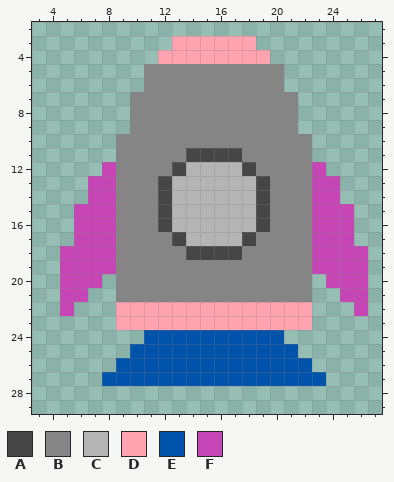
Edited in one commit: pixel-art sprite (assets/rocket-sprite.png). That is the earlier state.
The file is 32x32 pixels. Pixels under 10% opacity are left out. Colours within 5 levels of each other are drawn and written as one. Shown: x 3..27, y 2..29.
Palette (. is transparent): A #464646  B #858585  C #b4b4b4  D #ffa3b1  E #0053ab  F #c746b6
Pixels before, first column x 5:
 3 ........DDDDDD........
 4 .......DDDDDDDD.......
 5 ......BBBBBBBBBB......
 6 ......BBBBBBBBBB......
 7 .....BBBBBBBBBBBB.....
 8 .....BBBBBBBBBBBB.....
 9 .....BBBBBBBBBBBB.....
10 ....BBBBBBBBBBBBBB....
11 ....BBBBBAAAABBBBB....
12 ...FBBBBACCCCABBBBF...
13 ..FFBBBACCCCCCABBBFF..
14 ..FFBBBACCCCCCABBBFF..
15 .FFFBBBACCCCCCABBBFFF.
16 .FFFBBBACCCCCCABBBFFF.
17 .FFFBBBBACCCCABBBBFFF.
18 FFFFBBBBBAAAABBBBBFFFF
19 FFFFBBBBBBBBBBBBBBFFFF
20 FFF.BBBBBBBBBBBBBB.FFF
21 FF..BBBBBBBBBBBBBB..FF
22 F...DDDDDDDDDDDDDD...F
23 ....DDDDDDDDDDDDDD....
24 ......EEEEEEEEEE......
25 .....EEEEEEEEEEEE.....
26 ....EEEEEEEEEEEEEE....
27 ...EEEEEEEEEEEEEEEE...
The same view after the edit:
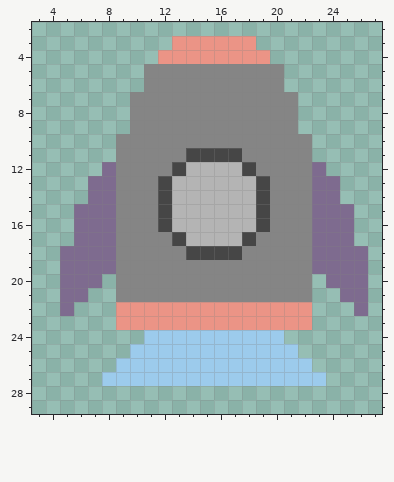
Changes in this commit:
colour D: #ffa3b1 -> #eb9486
colour E: #0053ab -> #9ccbec
colour F: #c746b6 -> #7e6b8f
Pixel boxes of the changes (left, top, right, bottom) in both pictures:
changed: (158, 36, 270, 64)
changed: (60, 162, 368, 386)
